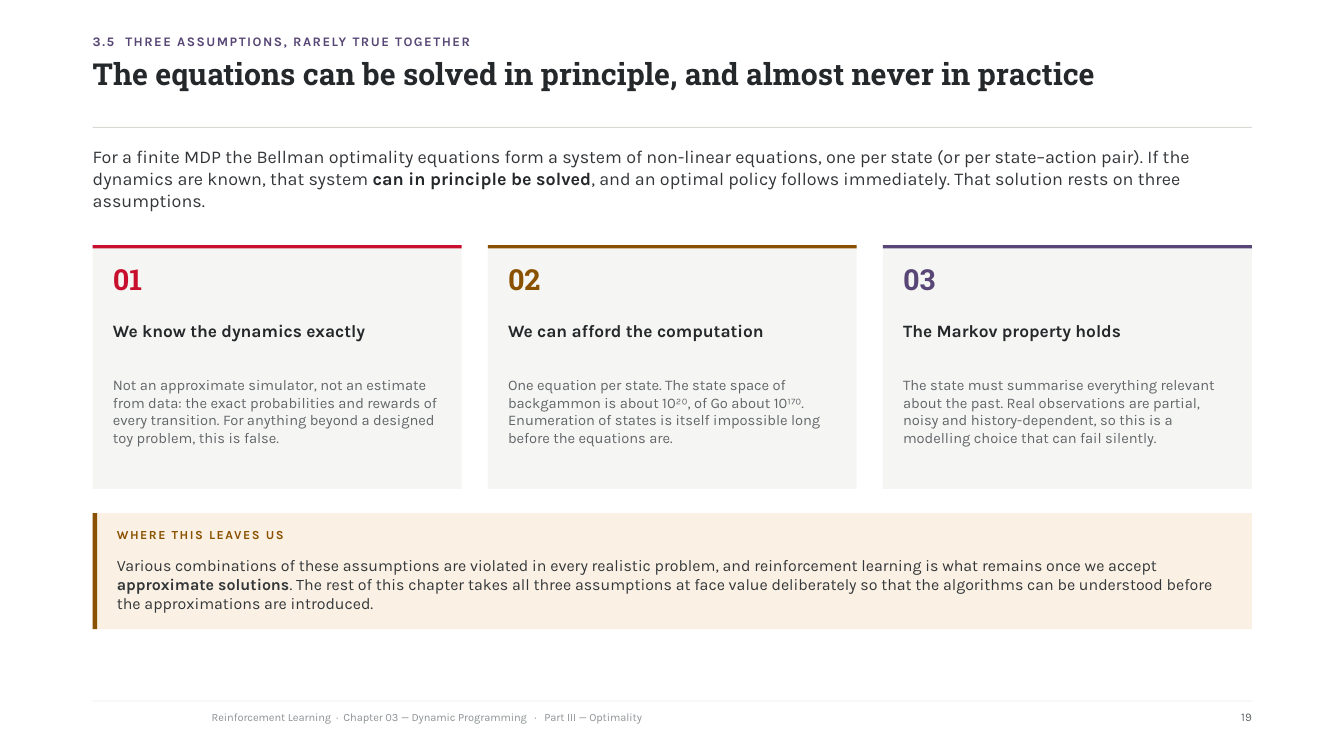
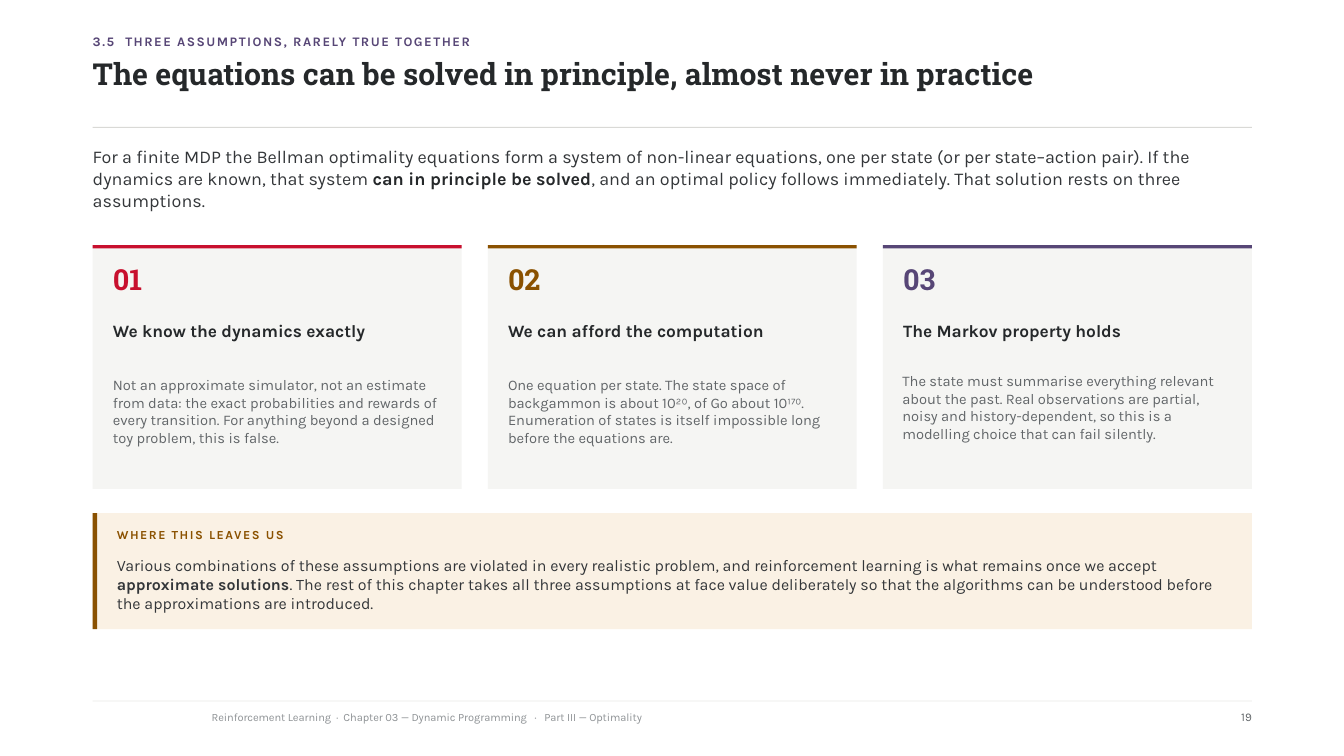
Before and after one commit to riccardoberta/reinforcement-learning, a slide deck: slide 19 of 03 - Dynamic Programming/slides.pptx. Drawn at 1344x756 pixels with LibreOffice and Linux fonts; fonts in the diff are those of the drawing; background and template pictures are left out. Boxes give left, top, right and bottom in pixels: in the first picture for what was removed or moved away, otherwise in the second. Text is boxed around its words. In the diff, an @@ line names an element or a change of style, - is before the commit and + after.

```diff
--- a/03 - Dynamic Programming/slides.pptx
+++ b/03 - Dynamic Programming/slides.pptx
@@ text at box(93, 62, 1033, 91): text changed @@
-The equations can be solved in principle, and almost never in practice
+The equations can be solved in principle, almost never in practice
@@ text "The state must summarise everything ...": place and size @@
-text "The state must summarise everything ..." at box(903, 380, 1215, 447)
+text "The state must summarise everything ..." at box(902, 376, 1214, 443)
```
Also in this commit, not shown: 20 other slides changed, 10 other files.
